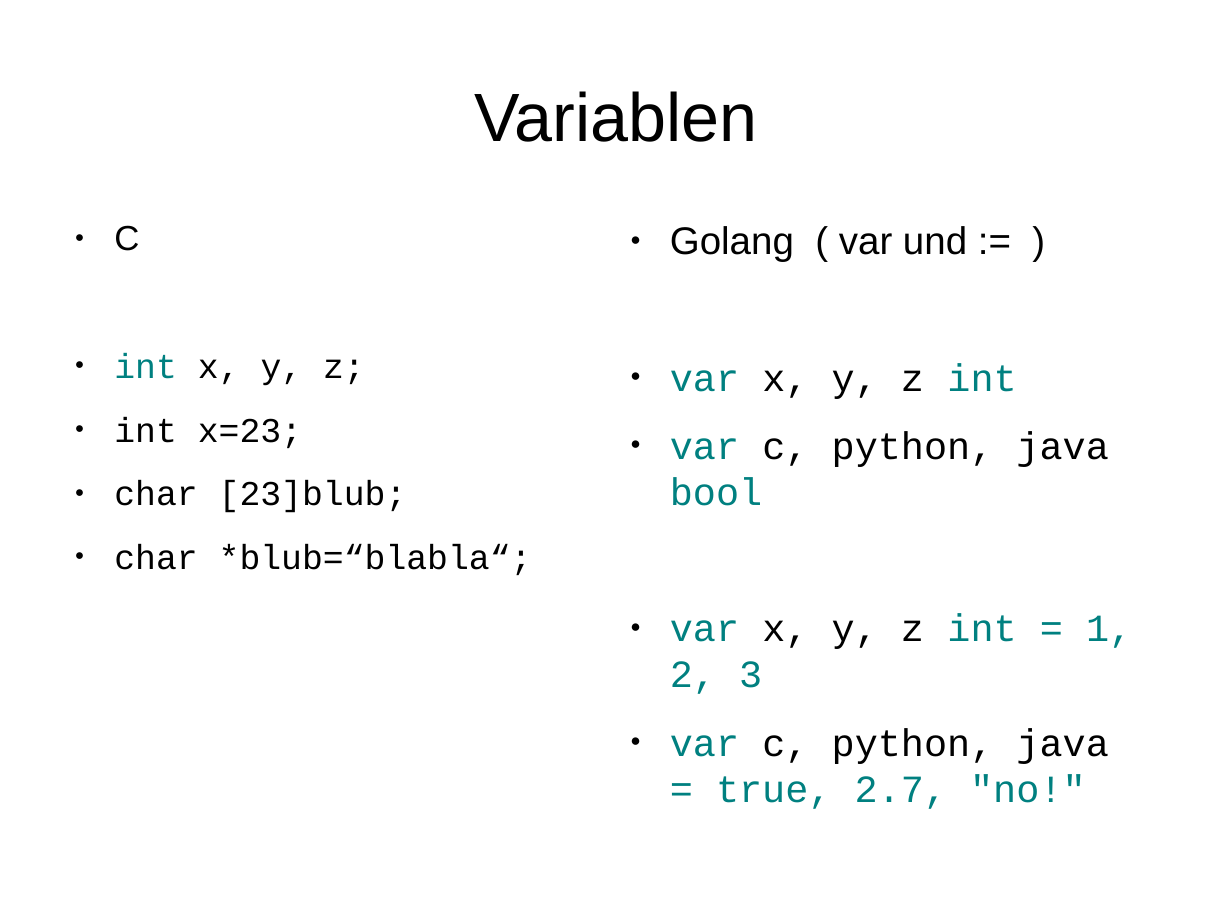
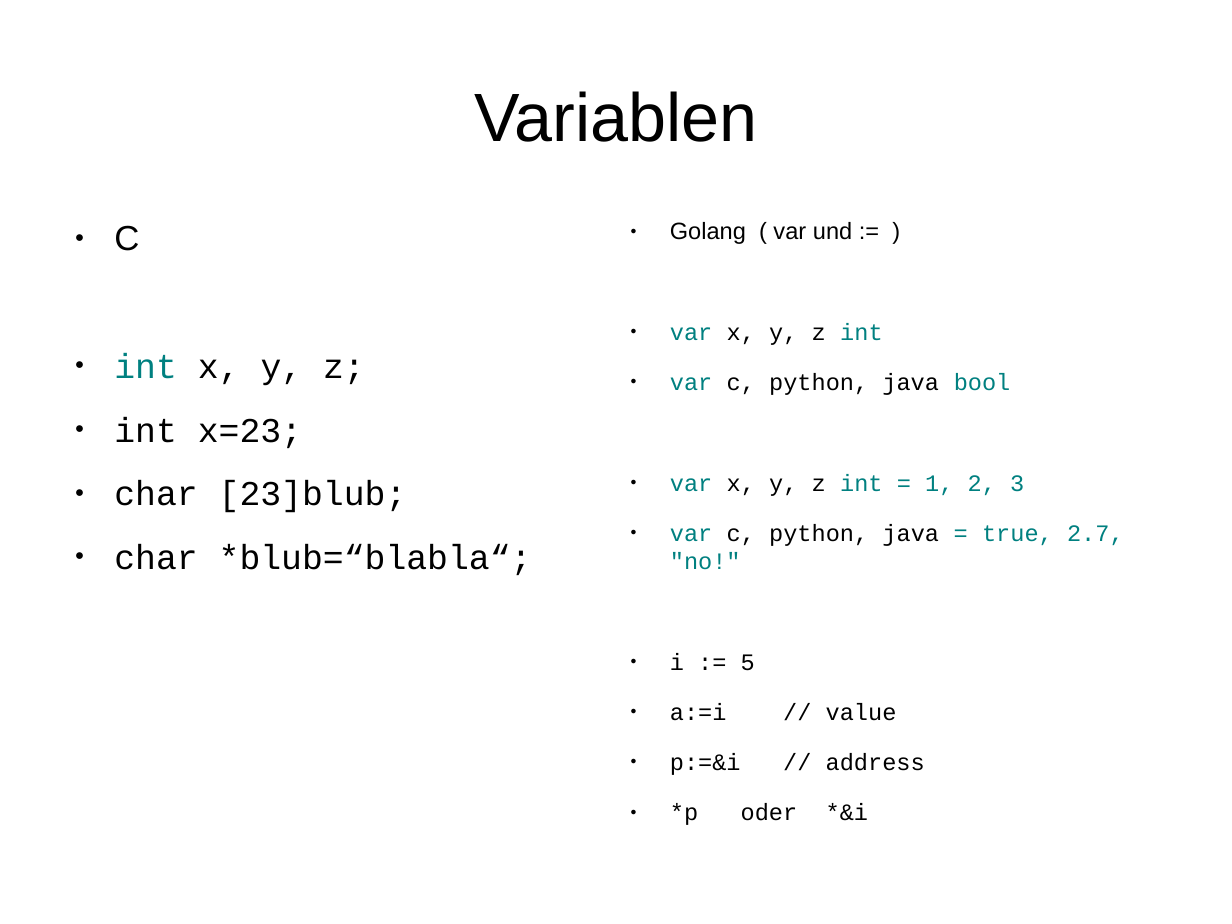
Before and after one commit to rayank77b/smallStuffs, a slide deck: slide 12 of programmierung/vortrag/golang.odp. Drawn at 1232x924 pixels with LibreOffice and Linux fonts; fonts in the diff are those of the drawing. Boxes give left, top, right and bottom in pixels: in the first picture for what was removed or moved away, otherwise in the second. Text is boxed around its words. In the diff, an @@ line names an element or a change of style, - is before the commit and + after.

```diff
--- a/programmierung/vortrag/golang.odp
+++ b/programmierung/vortrag/golang.odp
@@ text at bbox=[670, 222, 1124, 570]: size 24.8 to 15.2 pt in "Golang ( var und := )", "var x, y, z int", "var c, python, java bool", "var x, y, z int = 1, ..." and 1 more places @@
@@ text at bbox=[670, 653, 925, 825]: paragraphs added @@
+● i := 5
+● a:=i // value
+● p:=&i // address
+● *p oder *&i
```
Also in this commit, not shown: 7 other slides changed, 4 slides added, 5 other files.
